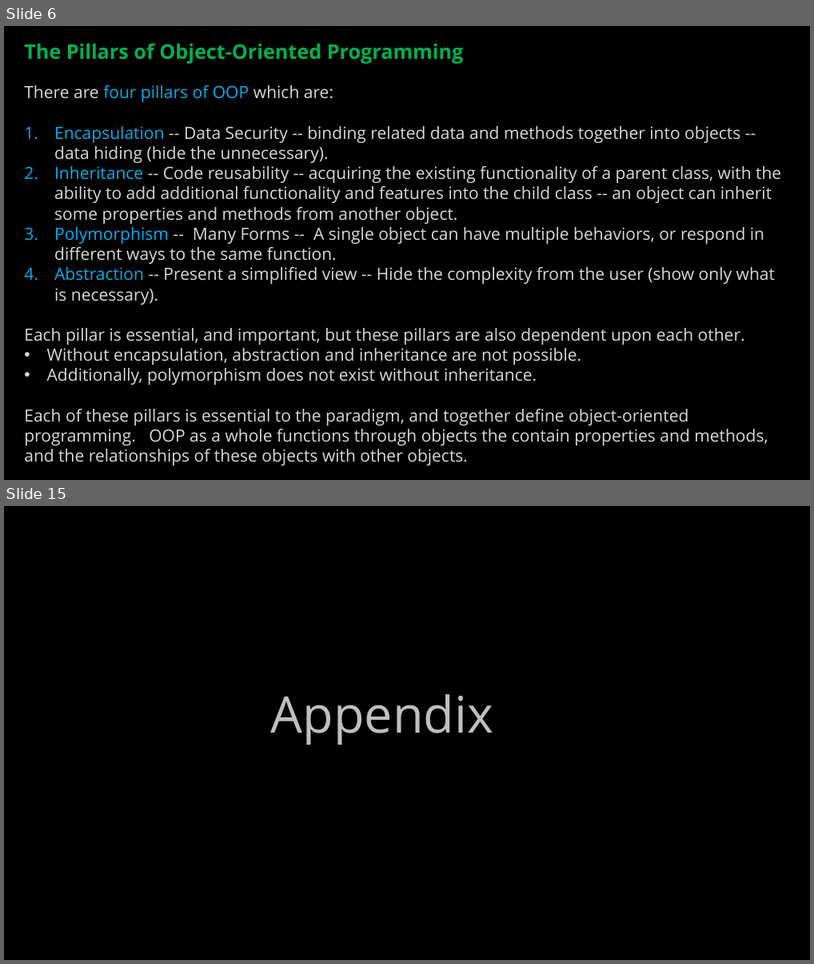
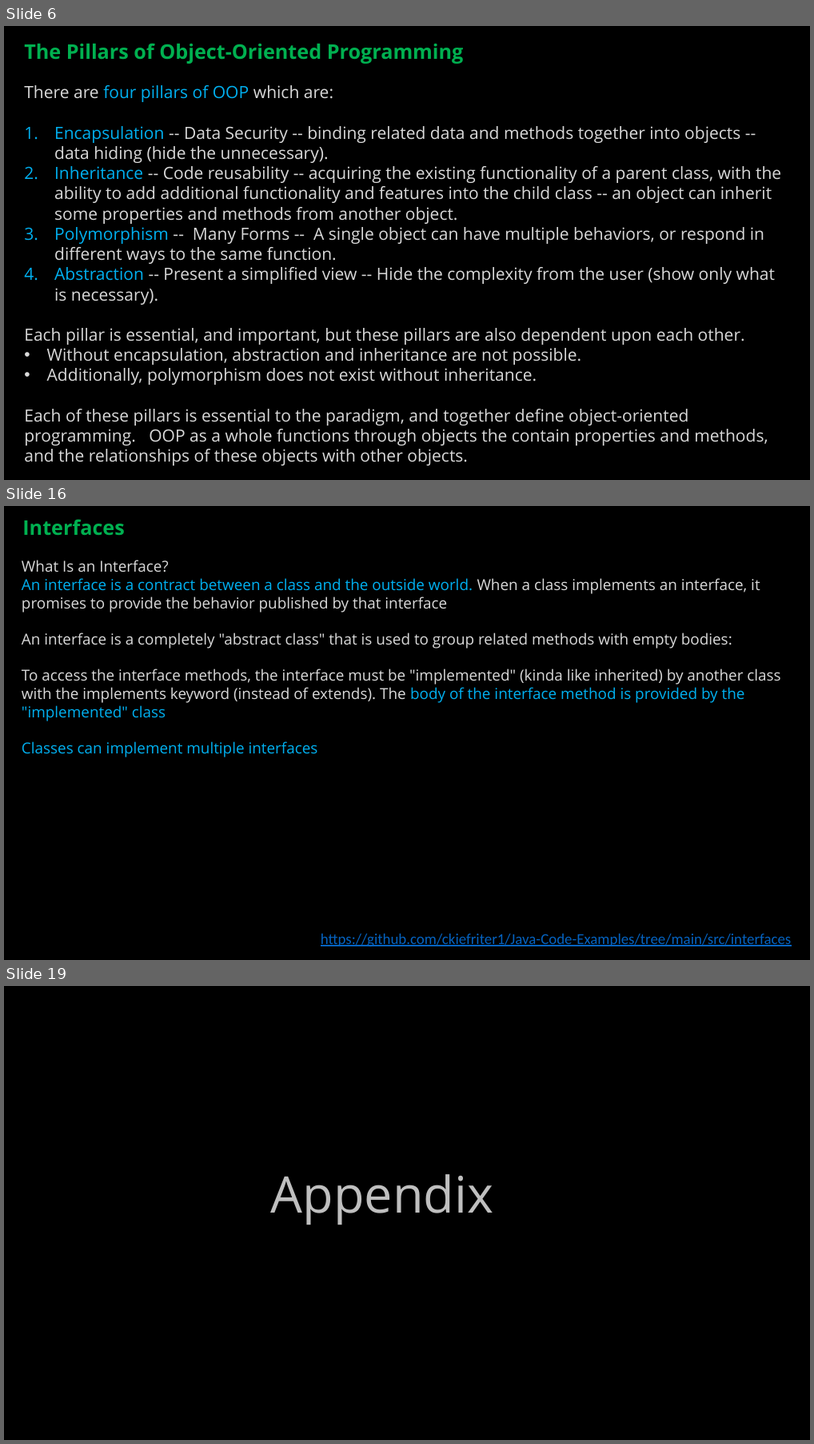
Before and after one commit to ckiefriter1/PT-BESD, a slide deck: Week5/BESD Week 5.pptx. Shown one above the other, each under a label of ours: slides 6 and 15 before the commit, slides 6, 16 and 19 after it; the slides between them are not shown. The pictures are 814x964 and 814x1444 pixels, drawn with LibreOffice and Linux fonts; fonts in the diff are those of the drawing. Boxes give left, top, right and bottom in pixels: in the first picture for what was removed or moved away, otherwise in the second. Text is boxed around its words. In the diff, an @@ line names an element or a change of style, - is before the commit and + after.

```diff
--- a/Week5/BESD Week 5.pptx
+++ b/Week5/BESD Week 5.pptx
@@ slide 16 added at [4, 506, 810, 960], background #000000 @@
@@ text added at [22, 519, 125, 536], 24 pt, text #00B050, bold @@
+Interfaces
@@ text added at [22, 560, 781, 757], 18 pt, text #D9D9D9 @@
+What Is an Interface?
+An interface is a contract between a class and the outside world. When a class implements an interface, it promises to provide the behavior published by that interface
+An interface is a completely "abstract class" that is used to group related methods with empty bodies:
+To access the interface methods, the interface must be "implemented" (kinda like inherited) by another class with the implements keyword (instead of extends). The body of the interface method is provided by the "implemented" class
+Classes can implement multiple interfaces
@@ text added at [321, 933, 791, 946], 18 pt, text #0563C1, underline @@
+https://github.com/ckiefriter1/Java-Code-Examples/tree/main/src/interfaces
@@ what was slide 15 is now slide 19 @@
```
Also in this commit, not shown: 1 slide changed, 10 other slides added, 7 slides removed.
